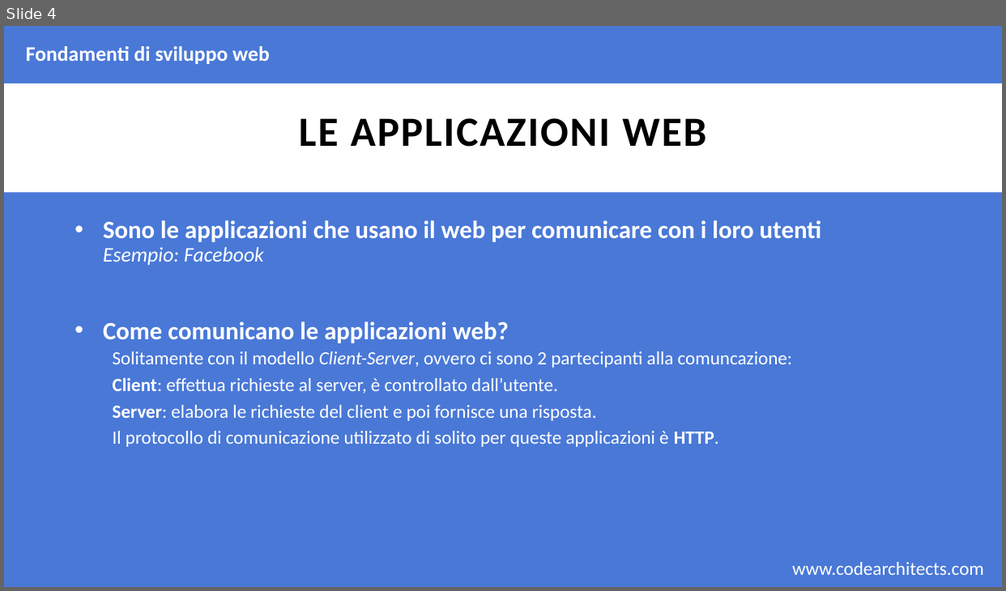
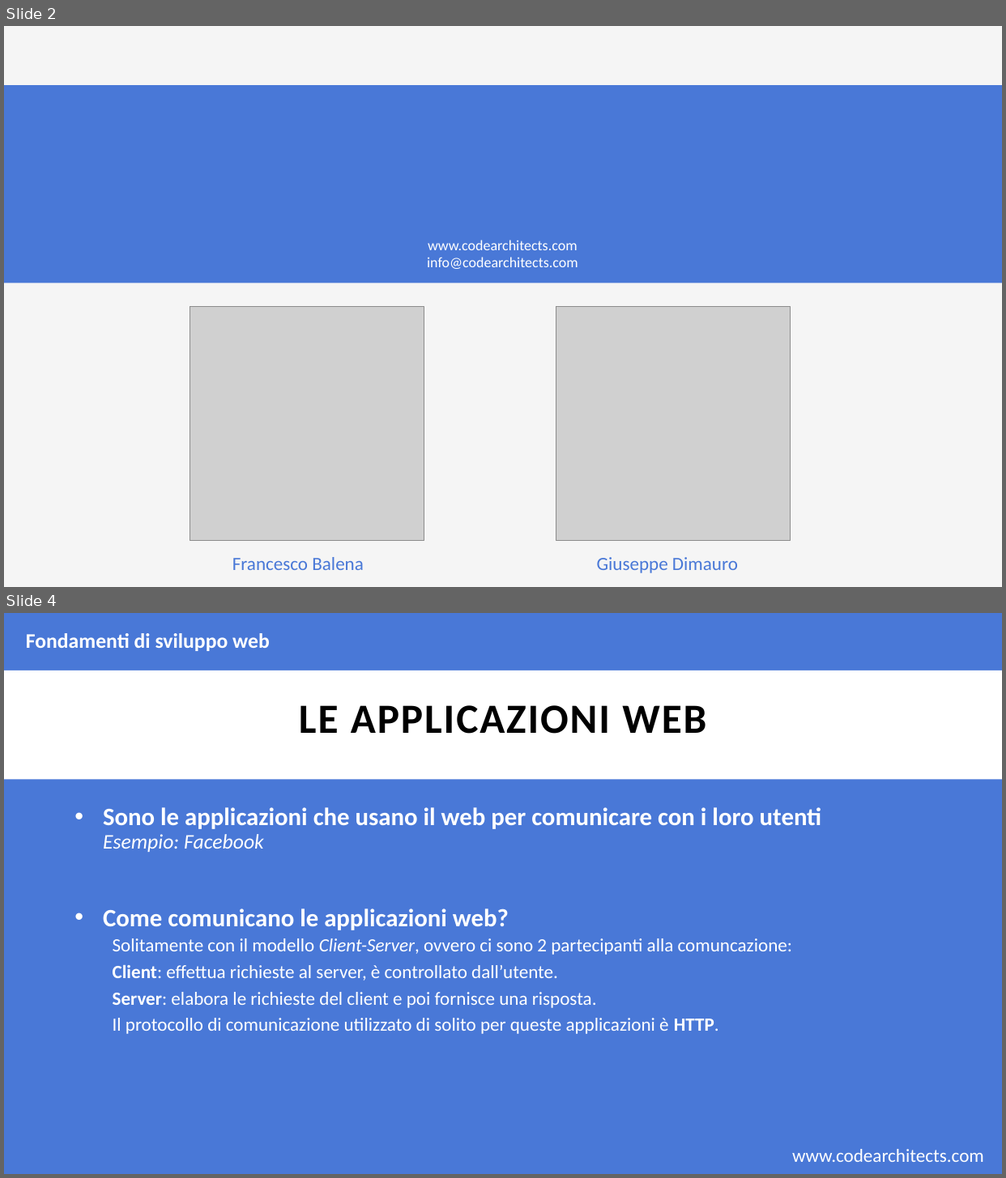
Before and after one commit to CodeArchitectsTraining/fondamenti-sviluppo-web-29052018, a slide deck: slides/html.pptx. Shown one above the other, each under a label of ours: slide 4 before the commit, slides 2 and 4 after it; the slides between them are not shown. The pictures are 1006x591 and 1006x1178 pixels, drawn with LibreOffice and Linux fonts; fonts in the diff are those of the drawing; grey boxes stand for pictures; background and template pictures are left out. Boxes give left, top, right and bottom in pixels: in the first picture for what was removed or moved away, otherwise in the second. Text is boxed around its words. In the diff, an @@ line names an element or a change of style, - is before the commit and + after.

```diff
--- a/slides/html.pptx
+++ b/slides/html.pptx
@@ slide 2 added at (4,26,1002,587), background #A6A6A6 at 10% opacity @@
@@ rectangle added at (4,85,1002,283), fill #4978D7 @@
@@ text added at (427,240,578,269), 14 pt, text #FFFFFF @@
+www.codearchitects.com
+info@codearchitects.com
@@ picture added at (190,307,424,540) @@
@@ picture added at (556,307,790,540) @@
@@ text added at (232,557,364,570), 18 pt, text #4978D7 @@
+Francesco Balena
@@ text added at (597,557,738,574), 18 pt, text #4978D7 @@
+Giuseppe Dimauro
```
Also in this commit, not shown: 2 slides changed.
